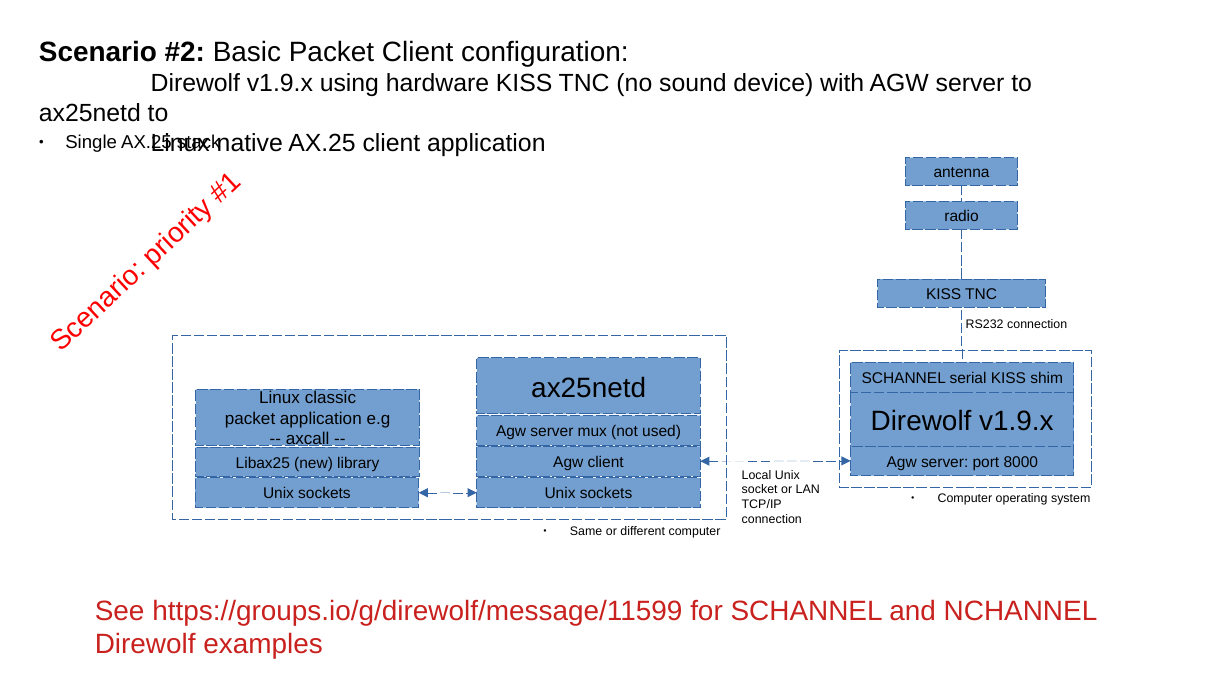
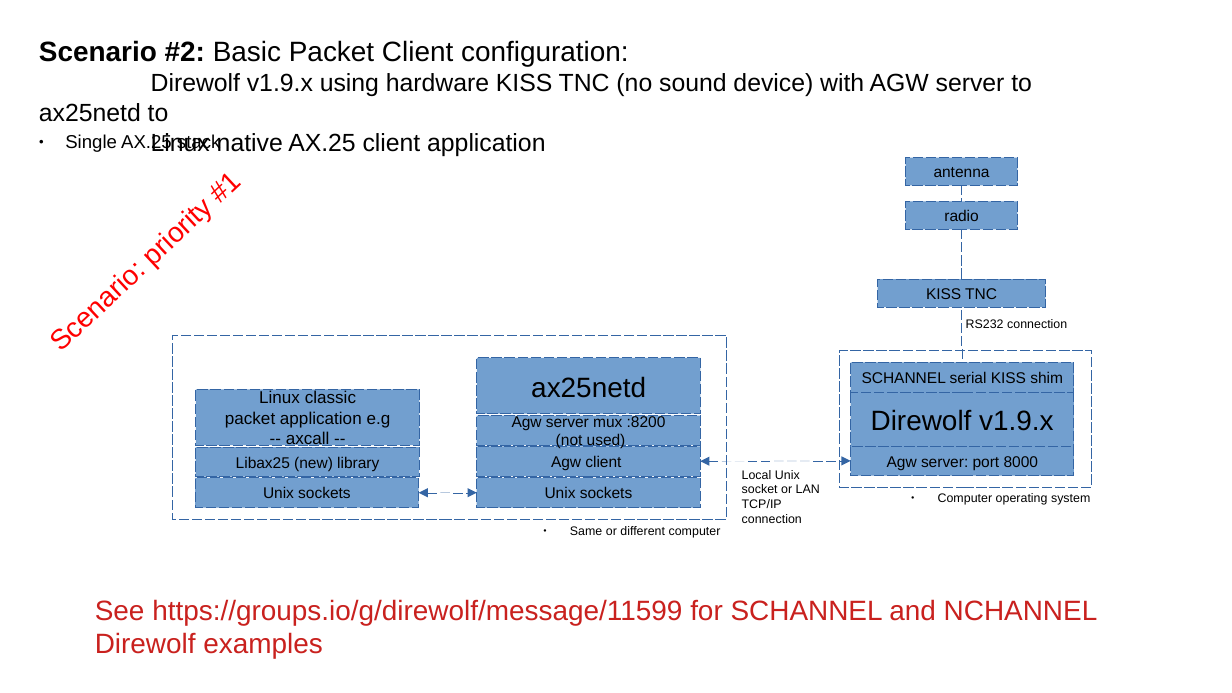
Before and after one commit to unix-ax25-stack/documentation, a slide deck: slide 6 of Non-kernelmod-packet-config-scenarios.odp. Drawn at 1232x693 pixels with LibreOffice and Linux fonts; fonts in the diff are those of the drawing. Boxes give left, top, right and bottom in pixels: in the first picture for what was removed or moved away, otherwise in the second. Text is boxed around its words. In the diff, an @@ line names an element or a change of style, - is before the commit and + after.

```diff
--- a/Non-kernelmod-packet-config-scenarios.odp
+++ b/Non-kernelmod-packet-config-scenarios.odp
@@ text in rectangle at [512,414,666,448]: text changed @@
-Agw server mux (not used)
+Agw server mux :8200
+(not used)
```
Also in this commit, not shown: 5 other slides changed, 1 other file.
